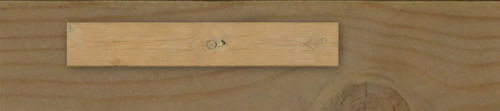
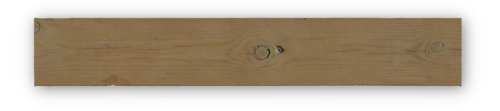
Revision of a layered 500×111 image; what changed, layer by layer:
hid "button_pressed.png", painted on it over [13, 0, 487, 111]
renamed "background" to "button_disabled.png", painted on it over [0, 0, 500, 111]
